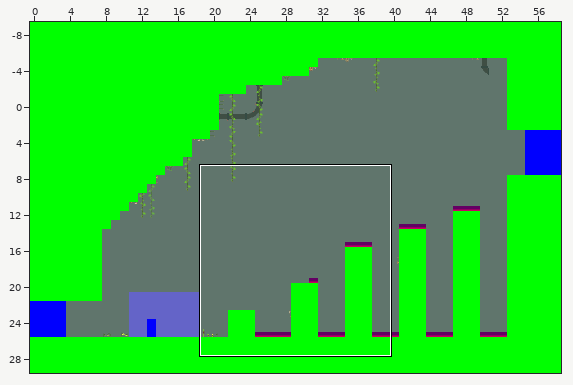
An edit to a level. Tiled map, Levels/Subterranean2/level.tmx. The first picture is a wide view before the edit; the outline marks the close-up.
Close-up. Before the edit:
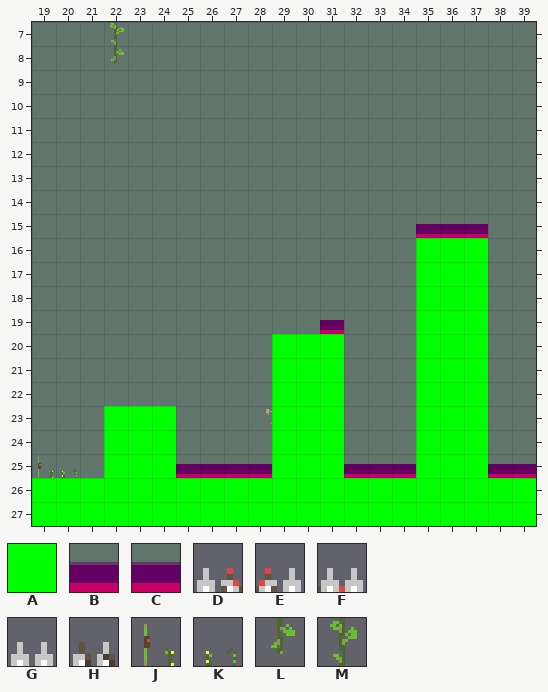
Cells are 16x16 px. Shown: x 19..39, y 7..27. The commit also changed other parts of the map, which this record leaves out. The old version is drawn lined up with the new one.
Key: from "industry_tileset_white": A 536, B 1124, C 1125, D 1153, E 1153 flipped left-right, F 1154, G 1156, H 1158 flipped left-right; from "plants": J 3, K 5, L 41, M 42 flipped up-down.
_ is an empty cell, # one hidden under a higher layer.
Layers that did not change in this view are not listed.
Layer "Foreground/foreground" before, first column x 19:
 7 ___M_________________
 8 ___L_________________
 9 _____________________
10 _____________________
11 _____________________
12 _____________________
13 _____________________
14 _____________________
15 ________________GEG__
16 ________________###__
17 ________________###__
18 ________________###__
19 ____________G___###__
20 __________###___###__
21 __________###___###__
22 __________###___###__
23 ___###____###___###__
24 ___###____###___###__
25 JK_###GFGG###DGG###GH
26 #####################
27 #####################
Layer "Entities/hitable_colliders" before, first column x 23:
12 _________________
13 _________________
14 _________________
15 ____________BBB__
16 _________________
17 _________________
18 _________________
19 ________B________
20 _________________
21 _________________
22 _________________
23 _________________
24 _________________
25 __BBBB___BBB___BB
26 _________________
27 _________________
Layer "Entities/death_colliders" before, first column x 23:
12 _________________
13 _________________
14 _________________
15 ____________CCC__
16 _________________
17 _________________
18 _________________
19 ________C________
20 _________________
21 _________________
22 _________________
23 _________________
24 _________________
25 __CCCC___CCC___CC
26 _________________
27 _________________
Layer "Entities/collisions" before, first column x 19:
 7 _____________________
 8 _____________________
 9 _____________________
10 _____________________
11 _____________________
12 _____________________
13 _____________________
14 _____________________
15 _____________________
16 ________________AAA__
17 ________________AAA__
18 ________________AAA__
19 ________________AAA__
20 __________AAA___AAA__
21 __________AAA___AAA__
22 __________AAA___AAA__
23 ___AAA____AAA___AAA__
24 ___AAA____AAA___AAA__
25 ___AAA____AAA___AAA__
26 AAAAAAAAAAAAAAAAAAAAA
27 AAAAAAAAAAAAAAAAAAAAA
Now the later version:
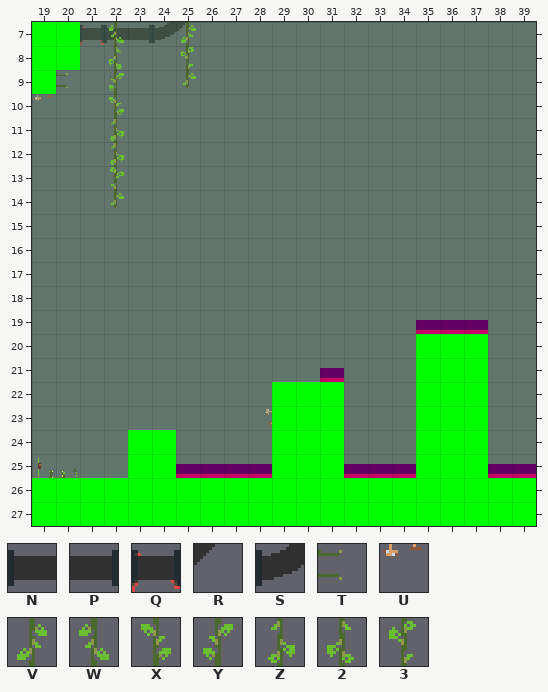
Further tiles: from "industry_tileset_white": N 1017, P 1018, Q 1023, R 1055 turned 90, S 1084 turned 90; from "plants": T 2 flipped on the other diagonal, U 37 turned 180, V 39, W 39 flipped left-right, X 39 flipped up-down, Y 39 turned 180, Z 42, 2 42 flipped left-right, 3 42 turned 180.
See-through tiles are keyed as they look on the map.
From old to new:
map size 59x39 -> 59x30 cells (old content now starts at 0,-9; both pictures use the new coordinates)
Layer "Frontground/frontground":
y 7: x 21..25 _____ -> QNPSR
y 10: x 19 _ -> U
Layer "Foreground/foreground":
y 7: x 22 M -> W; x 25 _ -> V
y 8: x 22 L -> 2; x 25 _ -> 3
y 9: x 20 _ -> T; x 22 _ -> Y; x 25 _ -> L
y 10: x 22 _ -> X
y 11..12: x 22 _ -> Z
y 13: x 22 _ -> M
y 14: x 22 _ -> L
y 15: x 35..37 GEG -> ___
y 16..18: x 35..37 ### -> ___
y 19: x 31 G -> _; x 35..37 ### -> GEG
y 20: x 29..31 ### -> ___
y 21: x 29..31 ### -> __G
y 23: x 22..24 ### -> ___
y 24..25: x 22 # -> _
Layer "Foreground/foreground1":
y 16: x 35 # -> _
y 20: x 29 # -> _
y 23: x 22 # -> _
Layer "Entities/hitable_colliders":
y 15: x 35..37 BBB -> ___
y 19: x 31 B -> _; x 35..37 ___ -> BBB
y 21: x 31 _ -> B
Layer "Entities/death_colliders":
y 15: x 35..37 CCC -> ___
y 19: x 31 C -> _; x 35..37 ___ -> CCC
y 21: x 31 _ -> C
Layer "Entities/collisions":
y 7..8: x 19..20 __ -> AA
y 9: x 19 _ -> A
y 16..19: x 35..37 AAA -> ___
y 20..21: x 29..31 AAA -> ___
y 23: x 22..24 AAA -> ___
y 24..25: x 22 A -> _
Pixel boxes of the changes (left, top, right, bottom) in both close-ups:
changed: (32, 22, 196, 208)
changed: (416, 224, 488, 334)
changed: (272, 320, 344, 382)
removed: (104, 406, 176, 478)
